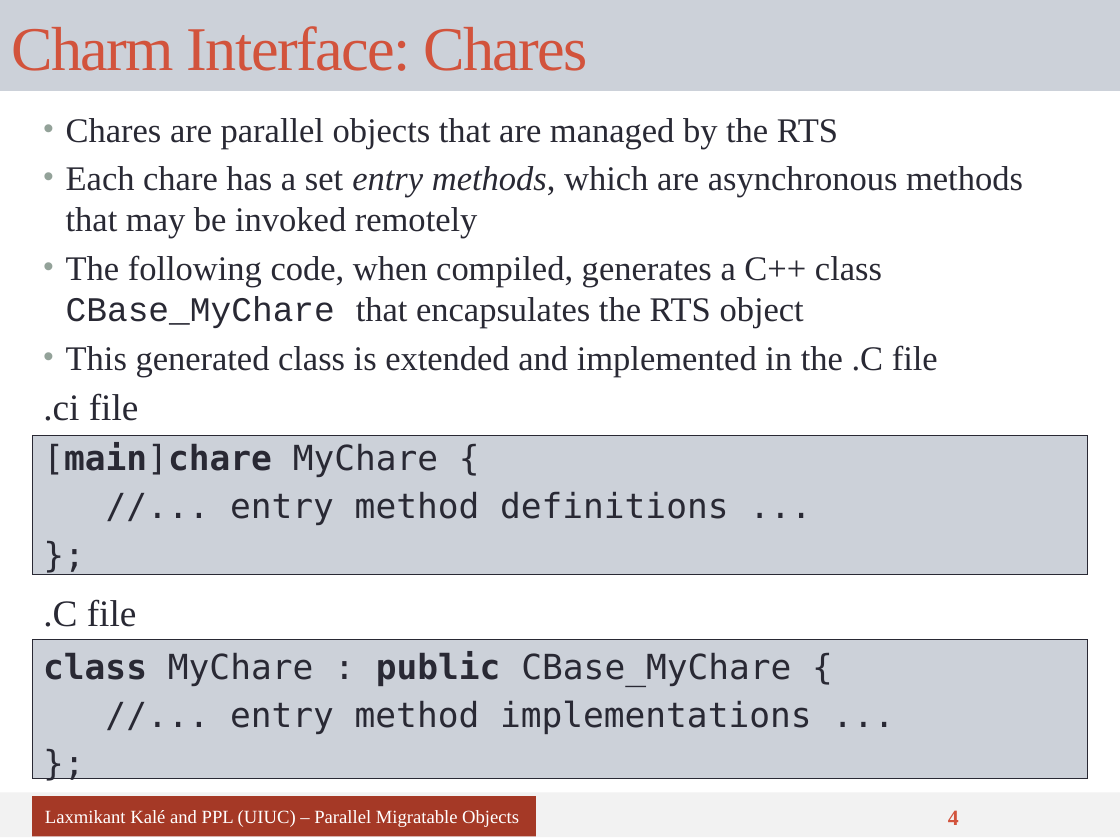
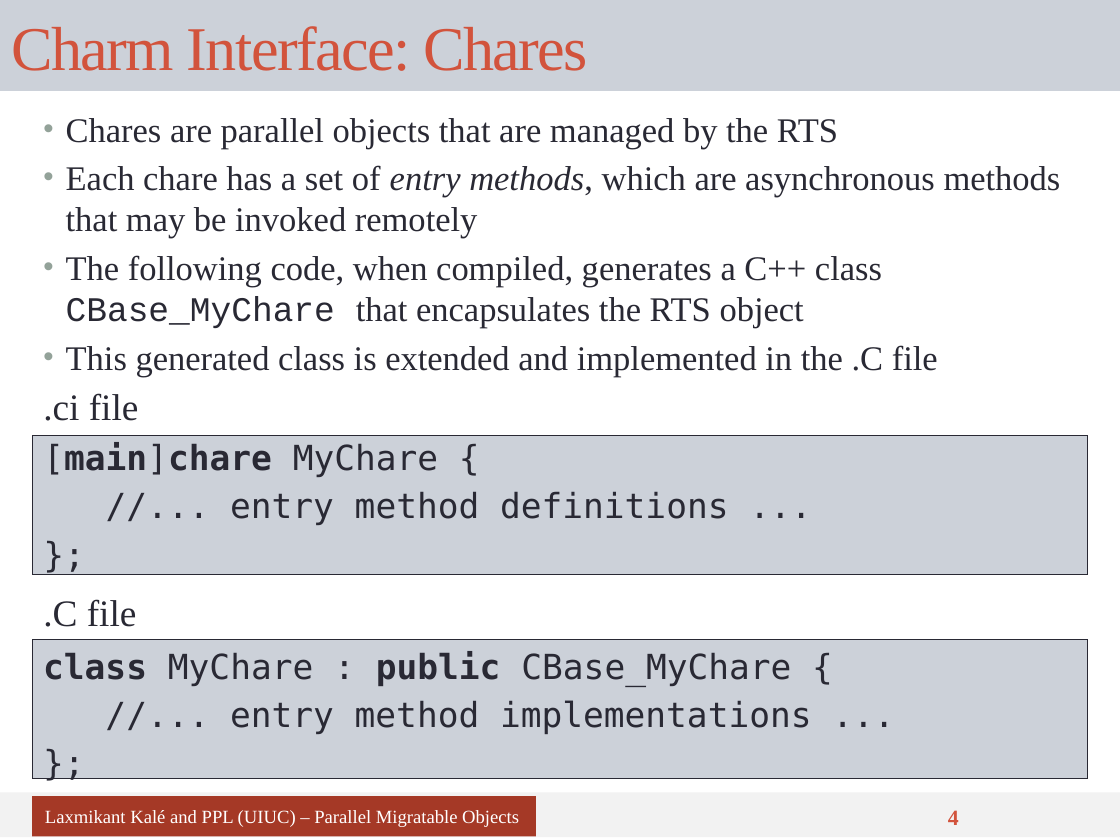
Before and after one commit to UIUC-PPL/charm_tutorial, a slide deck: slide 4 of tutorial-04-charm_basics.pptx. Drawn at 1120x840 pixels with LibreOffice and Linux fonts; fonts in the diff are those of the drawing. Boxes give left, top, right and bottom in pixels: in the first picture for what was removed or moved away, otherwise in the second. Text is boxed around its words. In the diff, an @@ line names an element or a change of style, - is before the commit and + after.

Commit message:
tut 4: Cleanup spacing and quotes in code

```diff
--- a/tutorial-04-charm_basics.pptx
+++ b/tutorial-04-charm_basics.pptx
@@ text at (x1=66, y1=165, x2=1061, y2=238): text changed @@
-• Each chare has a set entry methods, which are asynchronous methods that may be invoked remotely
+• Each chare has a set of entry methods, which are asynchronous methods that may be invoked remotely
```
